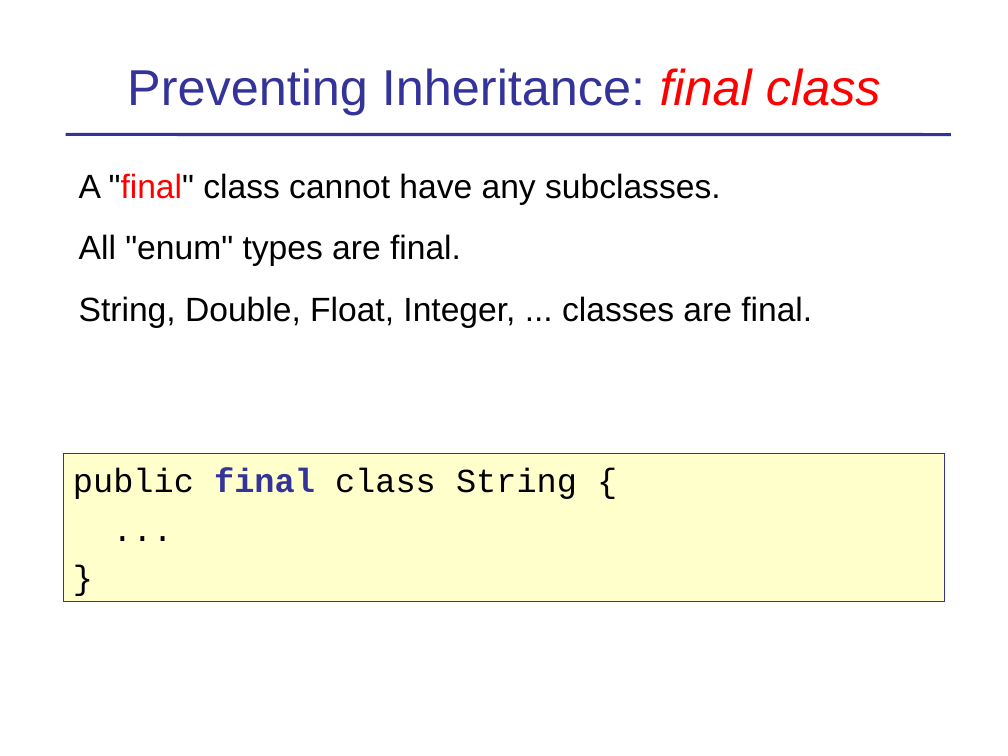
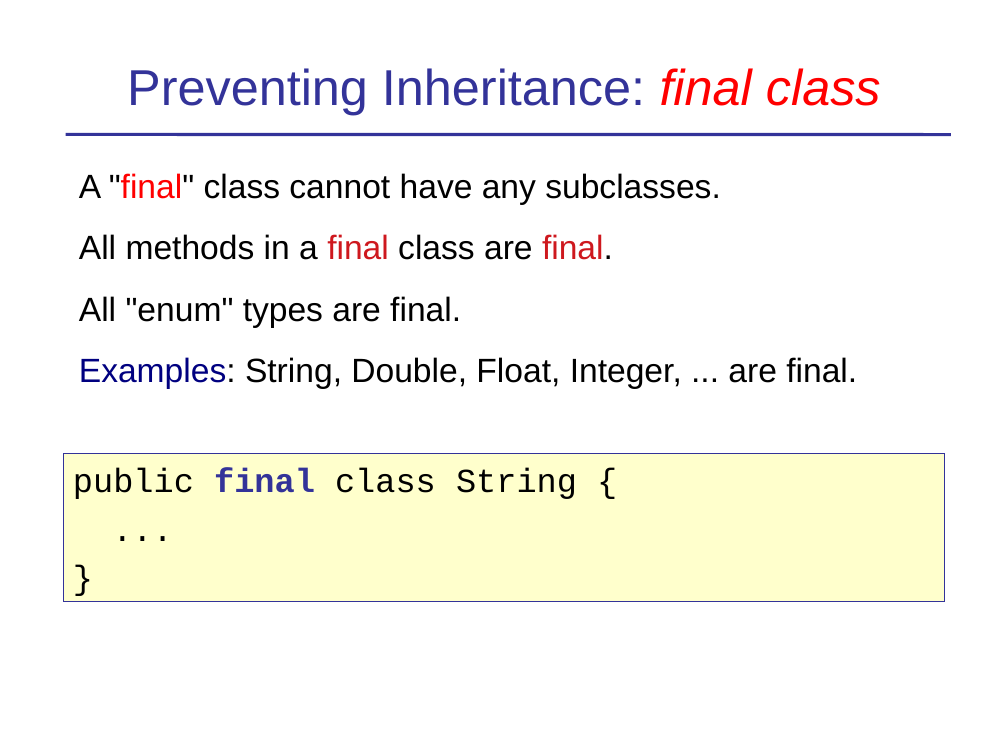
Before and after one commit to skeoop/skeoop.github.io, a slide deck: slide 36 of oop/Inheritance-Basics.ppt (slide 32 before the commit). Drawn at 1008x756 pixels with LibreOffice and Linux fonts; fonts in the diff are those of the drawing. Boxes give left, top, right and bottom in pixels: in the first picture for what was removed or moved away, otherwise in the second. Text is boxed around its words. In the diff, an @@ line names an element or a change of style, - is before the commit and + after.

Commit message:
updates to inheritance slides

```diff
--- a/oop/Inheritance-Basics.ppt
+++ b/oop/Inheritance-Basics.ppt
@@ text at (79,234,613,260): paragraph added @@
+All methods in a final class are final.
@@ text at (79,357,857,389): text changed @@
-String, Double, Float, Integer, ... classes are final.
+Examples: String, Double, Float, Integer, ... are final.
```
Also in this commit, not shown: 11 other slides changed, 5 slides added, 13 other files.
